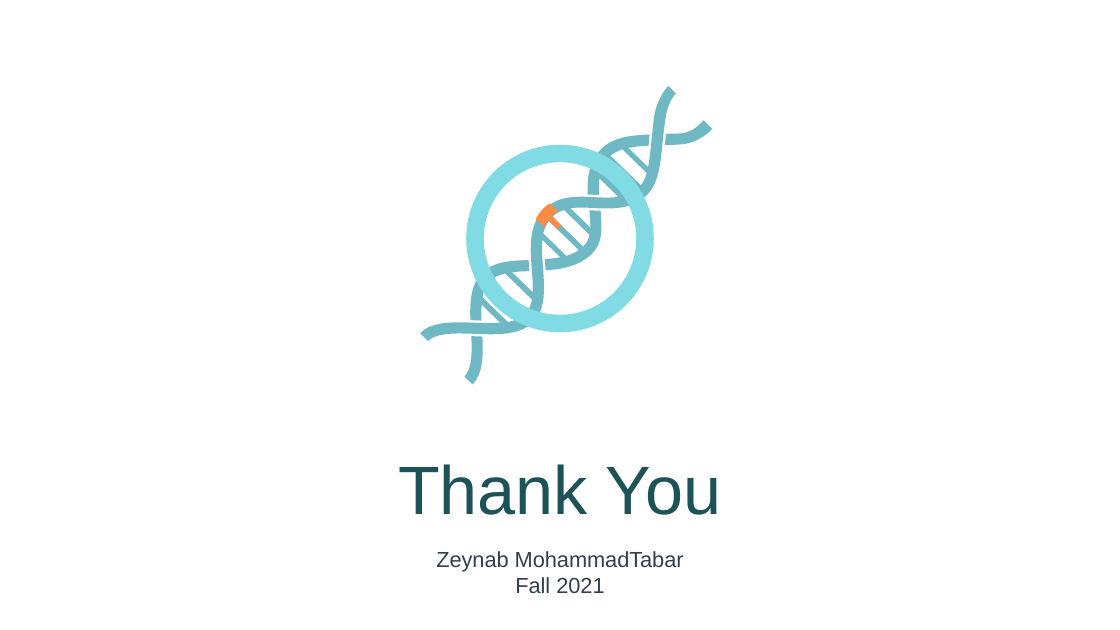
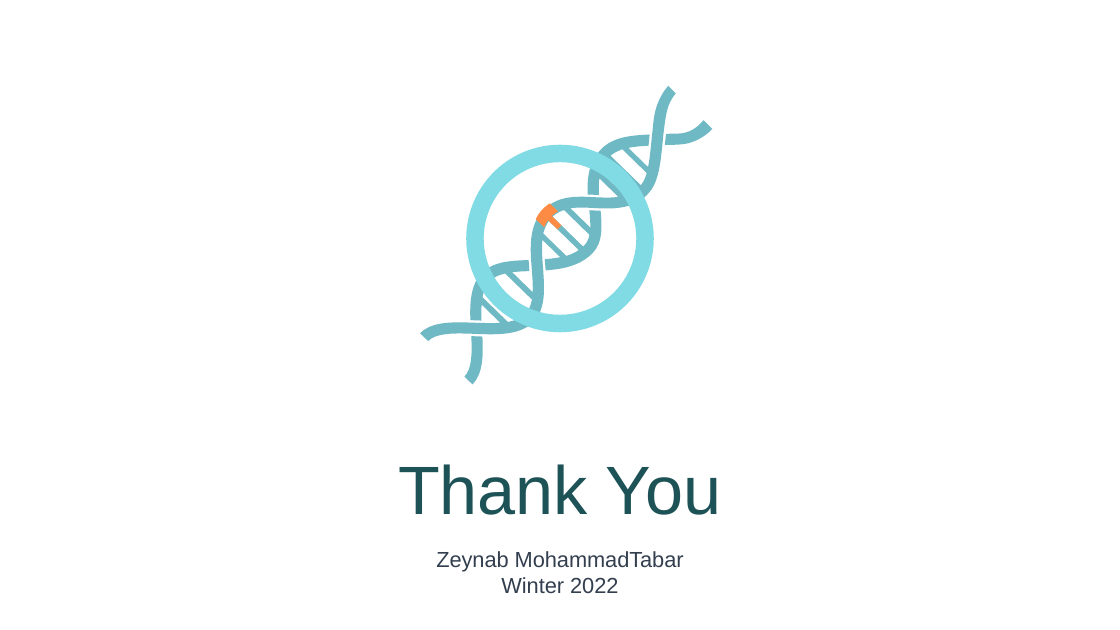
Before and after one commit to mtzynb/MyThesis, a slide deck: slide 43 of ThesisPresentation/thesis_presentation_26012022_Winter.pptx (slide 50 before the commit). Drawn at 1120x630 pixels with LibreOffice and Linux fonts; fonts in the diff are those of the drawing. Boxes give left, top, right and bottom in pixels: in the first picture for what was removed or moved away, otherwise in the second. Text is boxed around its words. In the diff, an @@ line names an element or a change of style, - is before the commit and + after.

```diff
--- a/ThesisPresentation/thesis_presentation_26012022_Winter.pptx
+++ b/ThesisPresentation/thesis_presentation_26012022_Winter.pptx
@@ text at [501,577,618,593]: text changed @@
-Fall 2021
+Winter 2022
```
Also in this commit, not shown: 17 other slides changed, 4 slides added, 11 slides removed, 1 other file.
